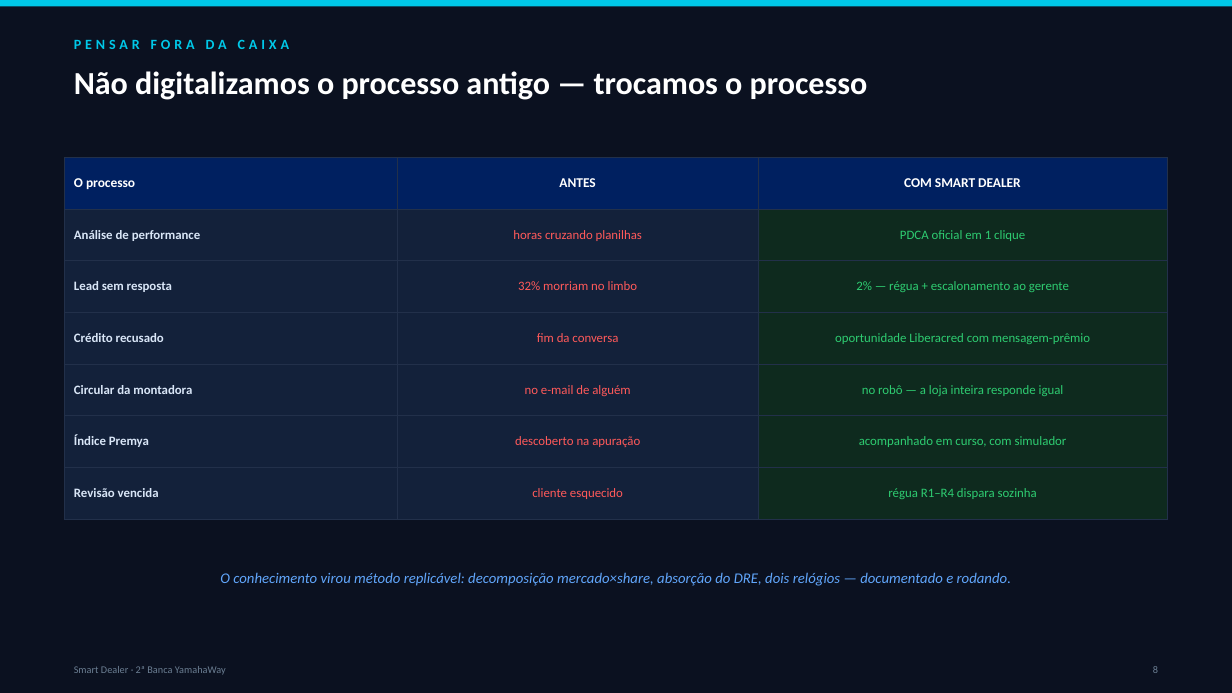
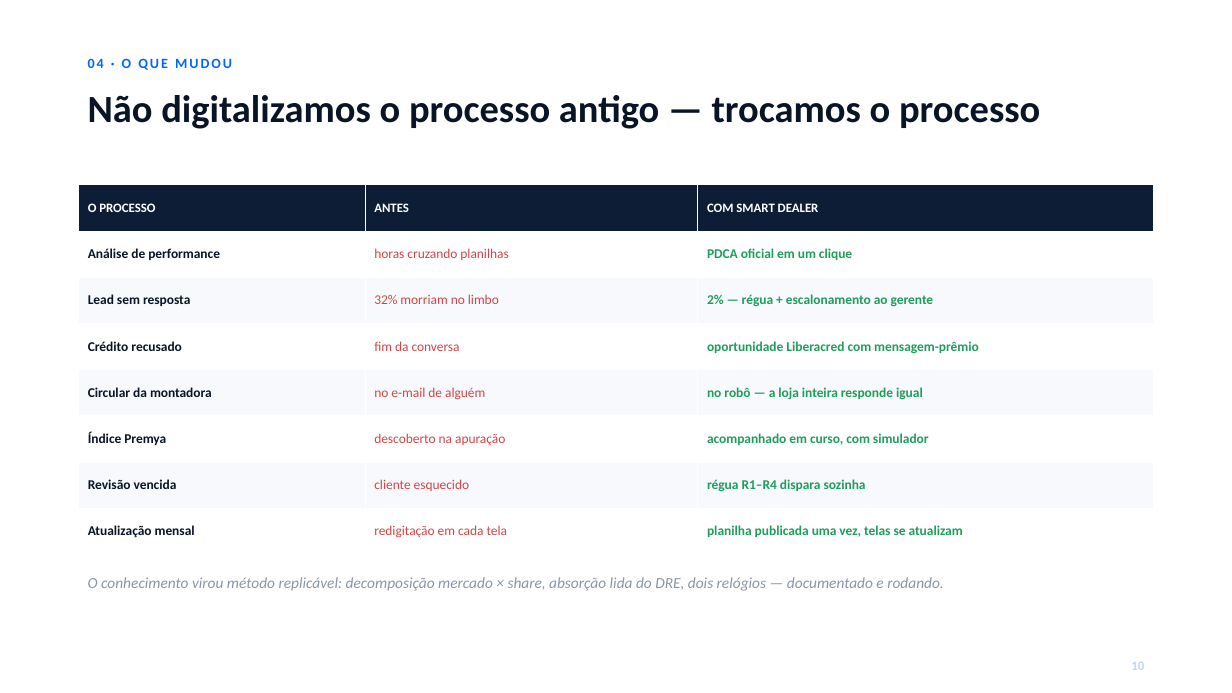
Before and after one commit to Caiquespkt0611/smart-dealer, a slide deck: slide 11 of _NOVAS MELHORIAS/DECK-BANCA-YAMAHAWAY.pptx (slide 8 before the commit). Drawn at 1232x693 pixels with LibreOffice and Linux fonts; fonts in the diff are those of the drawing. Boxes give left, top, right and bottom in pixels: in the first picture for what was removed or moved away, otherwise in the second. Text is boxed around its words. In the diff, an @@ line names an element or a change of style, - is before the commit and + after.

```diff
--- a/_NOVAS MELHORIAS/DECK-BANCA-YAMAHAWAY.pptx
+++ b/_NOVAS MELHORIAS/DECK-BANCA-YAMAHAWAY.pptx
@@ background #0B1120 to #FFFFFF @@
@@ rectangle removed at (0,0,1232,6) @@
@@ text removed at (74,39,290,49) @@
-PENSAR FORA DA CAIXA
@@ text added at (88,58,232,70), 11 pt, text #0365FE, bold @@
+04 · O QUE MUDOU
@@ text "Não digitalizamos o processo antigo ...": place and size @@
-text "Não digitalizamos o processo antigo ..." at (74,71,868,100)
+text "Não digitalizamos o processo antigo ..." at (88,95,1040,129)
@@ text "Não digitalizamos o processo antigo ..." at (88,95,1040,129): size 25 to 30 pt, text colour #FFFFFF to #091426 @@
@@ table at (79,185,1153,542) @@
-row 1, column 1: O processo
+row 1, column 1: O PROCESSO
-row 2, column 3: PDCA oficial em 1 clique
+row 2, column 3: PDCA oficial em um clique
+row 8: Atualização mensal | redigitação em cada tela | planilha publicada uma vez, telas se atualizam
@@ table: place and size @@
-table at (65,157,1167,503)
+table at (79,185,1153,542)
@@ text at (88,577,944,591): text changed; size 11.5 to 12 pt; text colour #61A6FB to #8A96A8 @@
-O conhecimento virou método replicável: decomposição mercado×share, absorção do DRE, dois relógios — documentado e rodando.
+O conhecimento virou método replicável: decomposição mercado × share, absorção lida do DRE, dois relógios — documentado e rodando.
@@ text removed at (74,666,226,675) @@
-Smart Dealer · 2ª Banca YamahaWay
@@ text added at (1131,662,1144,670), 10 pt, text #C3D6F0, bold @@
+10
@@ text removed at (1153,666,1158,673) @@
-8
```
Also in this commit, not shown: 8 other slides changed, 12 slides added, 4 slides removed, 15 other files.
